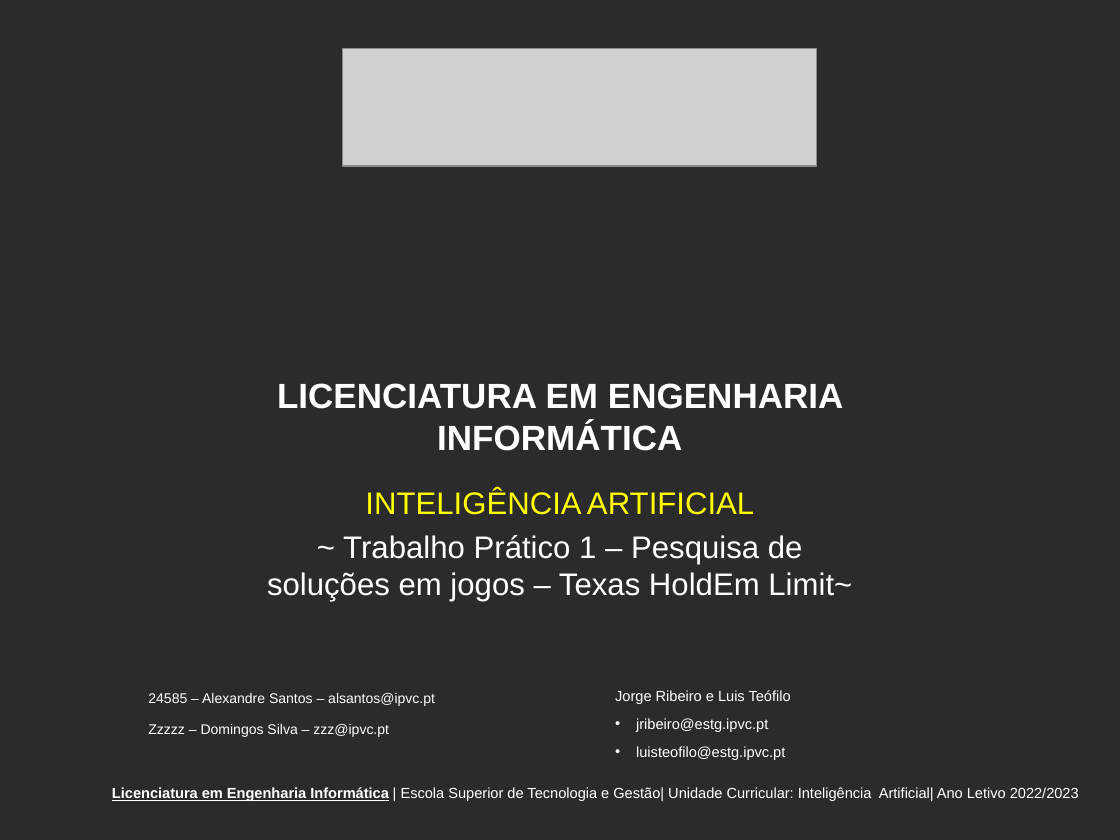
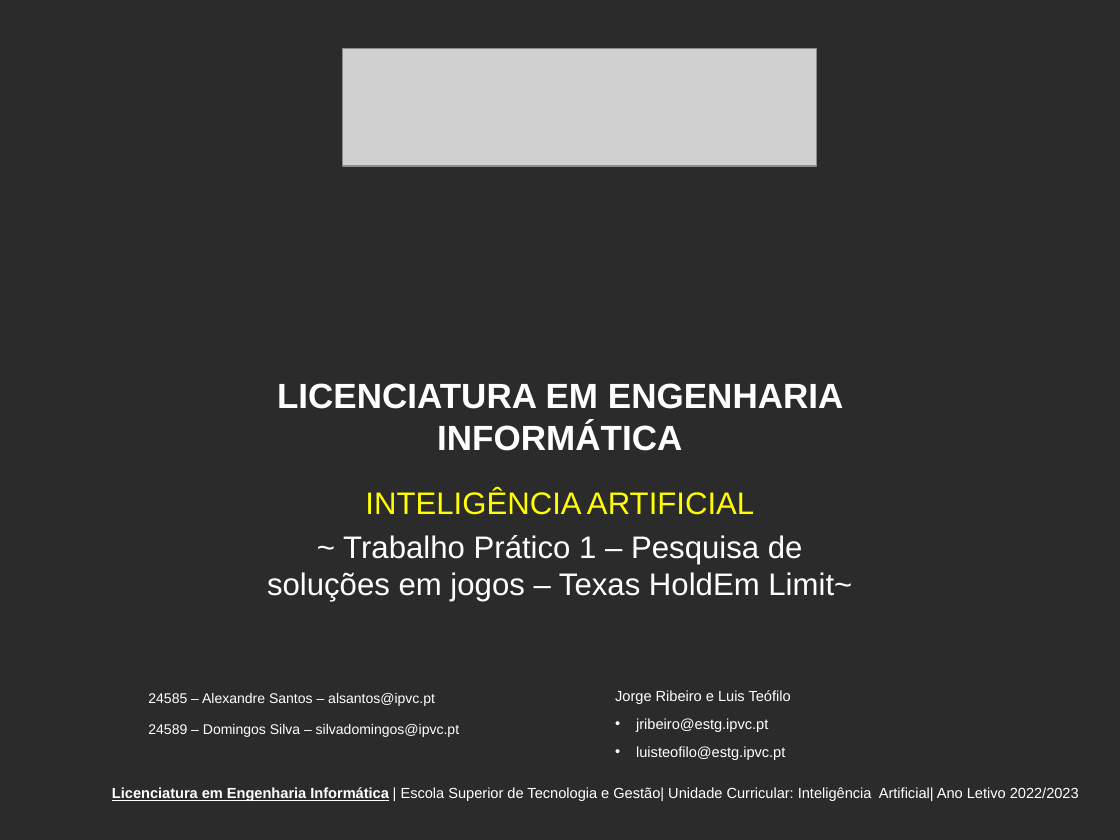
Before and after one commit to AlexandrePSantos/IPVC_EI_IA_TP1_TexasHoldEm, a slide deck: slide 1 of IPVC-EI-IA-TrabPratico1-Pesquisa_de_solucoes_em_jogos-24585.pptx. Drawn at 1120x840 pixels with LibreOffice and Linux fonts; fonts in the diff are those of the drawing; grey boxes stand for pictures; background and template pictures are left out; a plain dark background stands for a picture behind light text. Boxes give left, top, right and bottom in pixels: in the first picture for what was removed or moved away, otherwise in the second. Text is boxed around its words. In the diff, an @@ line names an element or a change of style, - is before the commit and + after.

```diff
--- a/IPVC-EI-IA-TrabPratico1-Pesquisa_de_solucoes_em_jogos-24585.pptx
+++ b/IPVC-EI-IA-TrabPratico1-Pesquisa_de_solucoes_em_jogos-24585.pptx
@@ text at bbox=[148, 724, 459, 737]: text changed @@
-Zzzzz – Domingos Silva – zzz@ipvc.pt
+24589 – Domingos Silva – silvadomingos@ipvc.pt
```
Also in this commit, not shown: 4 other slides changed, 2 other files.
